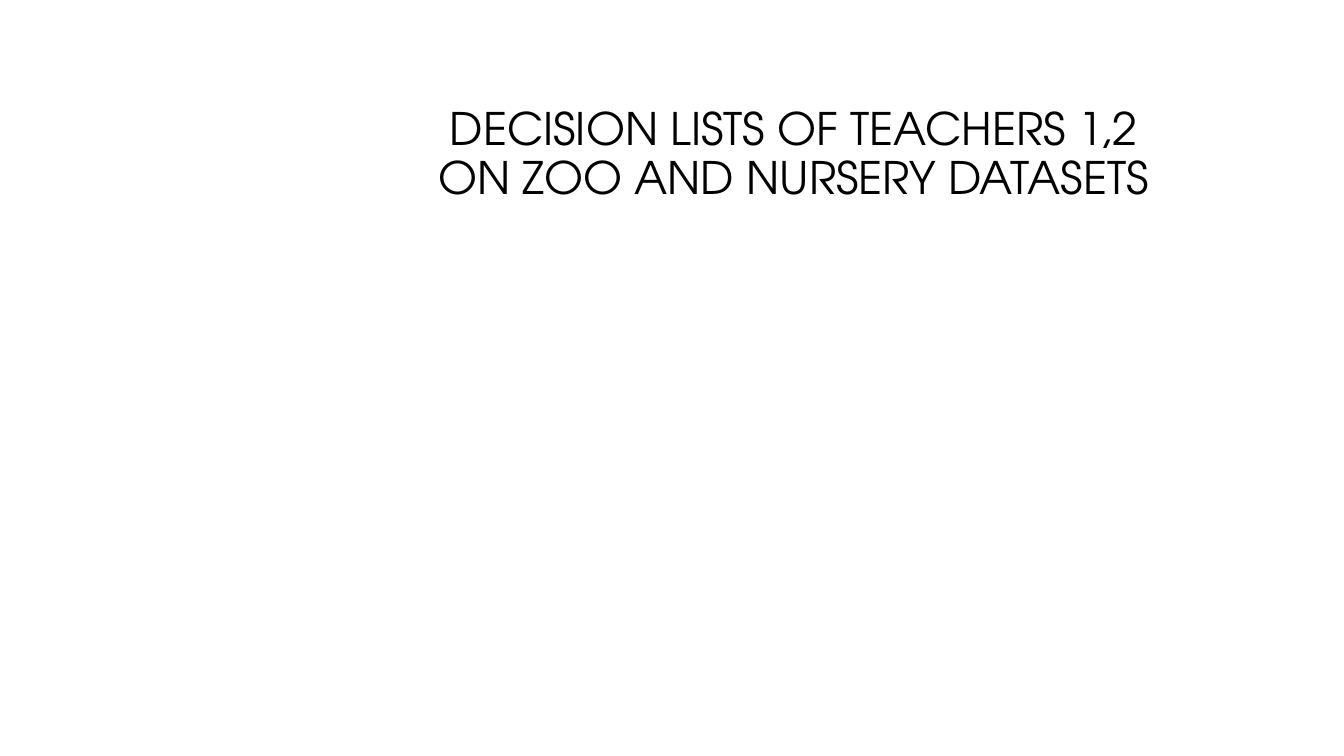
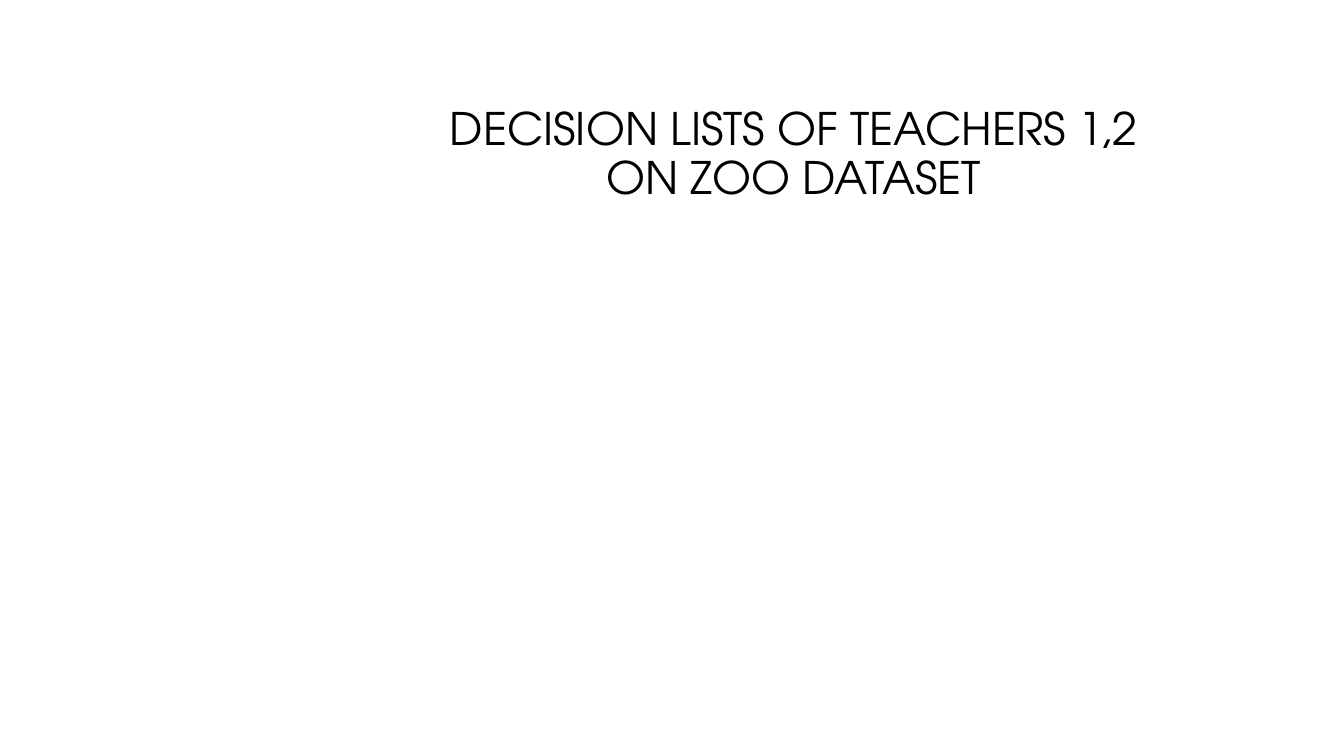
Before and after one commit to nivyosef12/Data-Analysis-Learning-with-Explanations, a slide deck: slide 5 of data_analysis_presentation_206100968_311128847.pptx. Drawn at 1344x756 pixels with LibreOffice and Linux fonts; fonts in the diff are those of the drawing; background and template pictures are left out. Boxes give left, top, right and bottom in pixels: in the first picture for what was removed or moved away, otherwise in the second. Text is boxed around its words. In the diff, an @@ line names an element or a change of style, - is before the commit and + after.

```diff
--- a/data_analysis_presentation_206100968_311128847.pptx
+++ b/data_analysis_presentation_206100968_311128847.pptx
@@ title at (x1=450, y1=111, x2=1137, y2=195): text changed @@
-DECISION LISTS OF TEACHERS 1,2
-ON ZOO AND NURSERY DATASETS
+DECISION LISTS OF TEACHERS 1,2
+ON ZOO DATASET
```
Also in this commit, not shown: 4 other slides changed, 7 slides added, 1 slide removed.
